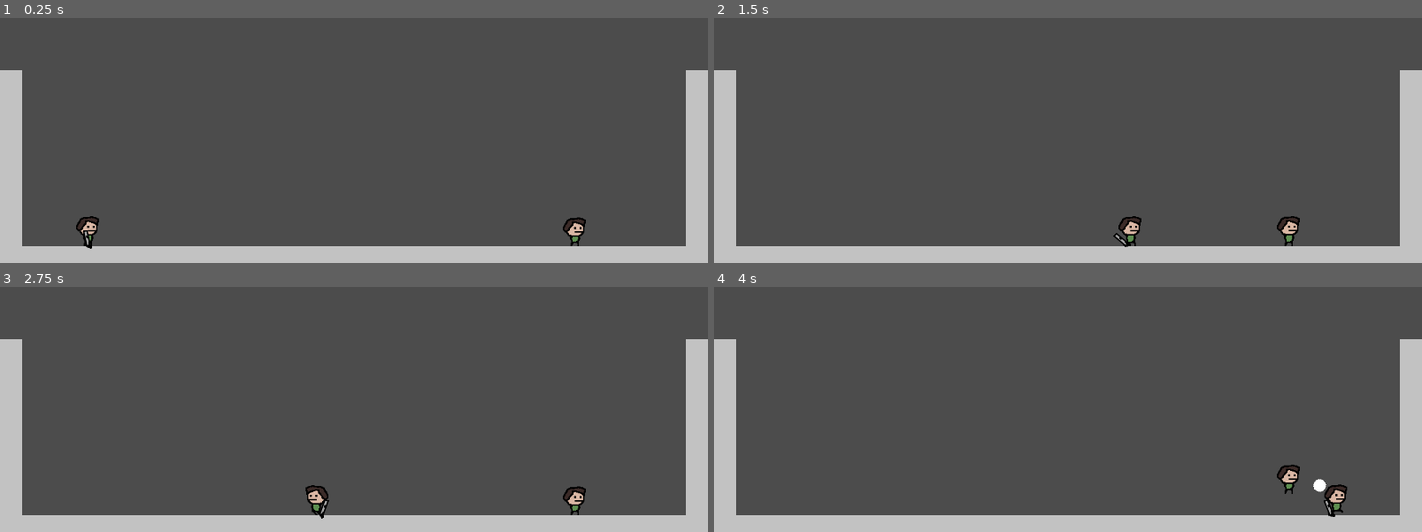
Above: before the commit, frames 1-4 (two rows, left to right).
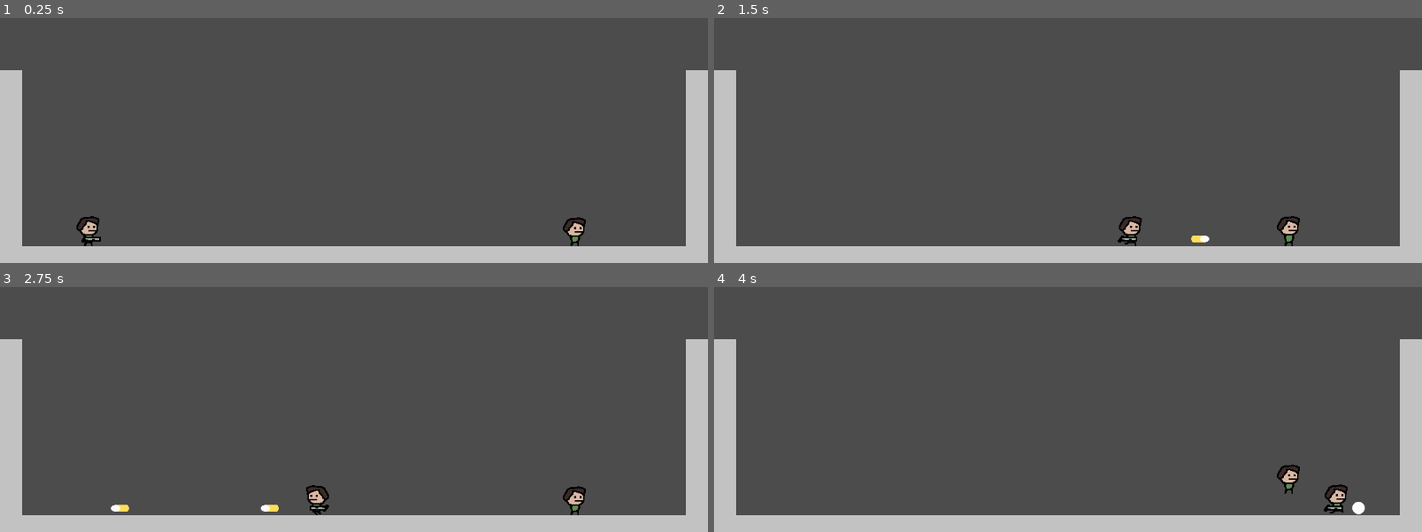
Above: after the commit, the same moments.

Repository: Toefge/InteraktiveSysteme
Game: Godot game, scene res://game.tscn
The game is run twice, just before and just after one commit, with the same random seed, the same clock (stepped at 60 frames per second) and the same inputs.
Inputs (mouse positions are in pixels of both pictures, inside the frame that each line leads up to):
- Up to frame 1 (0.25 s): no input
- Up to frame 2 (1.5 s): move the mouse to (1223, 35) at 0.52 s; press the mouse at (1223, 35) at 0.53 s; hold D (right) from 0.53 s (still down); tap Up (ui_up) at 0.77 s; move the mouse to (926, 76) at 1.27 s; release the mouse at (926, 76) at 1.28 s; click (926, 76) at 1.35 s
- Up to frame 3 (2.75 s): tap Up (ui_up) at 1.52 s; move the mouse to (outside the picture) at 2.02 s; release D (right) at 2.03 s; press the mouse at (outside the picture) at 2.03 s; hold A (left) from 2.03 s (still down)
- Up to frame 4 (4 s): move the mouse to (1032, 407) at 2.77 s; release A (left) at 2.78 s; release the mouse at (1032, 407) at 2.78 s; hold D (right) from 2.78 s (still down); click (1032, 407) at 2.85 s; tap Up (ui_up) at 3.02, 3.77 s; move the mouse to (1280, 387) at 3.52 s; press the mouse at (1280, 387) at 3.53 s

The runs differ from the first frame. In frame 1, 0.1% of the frame differs, in the area x 10-15%, y 80-95%; in frame 2, 0.2%; in frame 3, 0.3%; in frame 4, 0.3%, in the area x 84-92%, y 78-94%.

Commit message:
Shooting fixed + Walljump

Diff:
--- a/Sprite(gun).gd
+++ b/Gun.gd
@@ -9,9 +9,13 @@
 
 func _physics_process(delta):
 	position.x = lerp(position.x, get_parent().position.x, 0.5)
-	position.y = lerp(position.y, get_parent().position.y+10, 0.5)
-	var mouse_pos = get_global_mouse_position()
-	look_at(mouse_pos)
+	position.y = lerp(position.y, get_parent().position.y+5, 0.5)
+	if Input.is_action_just_pressed("left"):
+		look_at(Vector2(position.x * -1 , position.y))
+	if Input.is_action_just_pressed("right"):
+		look_at(Vector2(100000,position.y))
+	#var mouse_pos = get_global_mouse_position()
+	#look_at(mouse_pos)
 
 	if Input.is_action_pressed("fire") and can_fire:
 		var bullet_instance = bullet.instance()
--- a/Player1/objects.gd
+++ b/Player1/player1.gd
@@ -2,17 +2,23 @@
 
 var move = Vector2()
 export var speed: = Vector2(300.0, 1000.0)
-#var jump_speed = -400
 export var gravity: = 3000.0
 export var fall_speed = 1.0
-#var lastdirection = 1
 var _velocity: = Vector2.ZERO
+
+export var wallJumpPush = 2000
+export var wallJumpHeight = 1000
+
 const FLOOR_NORMAL: = Vector2.UP
 
+#Hp
+export (float) var max_health = 100;
+onready var health = max_health setget _set_health
+onready var invulnerability_timer = $InvulnerabilityTimer
+onready var Hitbox = $Hitbox
 
 
-
-func _physics_process(delta:float ) -> void:
+func _physics_process(delta):
 
 	#Check if the player let go of the jump button
 	var is_jump_interrupted: = Input.is_action_just_released("up") and _velocity.y < 0.0
@@ -20,11 +26,13 @@
 	_velocity = calculate_move_velocity(_velocity, direction, speed, is_jump_interrupted)
 	_velocity = move_and_slide(_velocity, FLOOR_NORMAL)
 
+
 	#Changing Sprites for left and right
 	if Input.is_action_just_pressed("left"):
 		$Sprite.flip_h = true
 	elif Input.is_action_just_pressed("right"):
 		$Sprite.flip_h = false
+
 
 #Check which keys the player is pressing to move
 func get_direction() -> Vector2:
@@ -46,9 +54,50 @@
 		if is_jump_interrupted:
 			move.y = fall_speed
 
+		if Input.is_action_just_pressed("up") and not is_on_floor() and nextToWall():
+			if not is_on_floor() and nextToRightWall():
+				move.x = direction.x * speed.x - wallJumpPush
+				move.y = speed.y * direction.y - wallJumpHeight
+				print("Right walljump")
+			if not is_on_floor() and nextToLeftWall():
+				move.x = direction.x * speed.x + wallJumpPush
+				move.y = speed.y * direction.y - wallJumpHeight
+				print("Left walljump")
+
+
 		#Sprites for jumping and running
 		if move.y < 0: $Sprite.play("jump")
 		if move.x !=0: $Sprite.play("run")
 		else: $Sprite.play("idle")
 
 		return move
+
+
+
+func nextToWall():
+	return nextToRightWall() or nextToLeftWall()
+
+func nextToRightWall():
+	return $RightWall.is_colliding()
+
+func nextToLeftWall():
+	return  $LeftWall.is_colliding()
+
+
+func damage(amount):
+	#if invulnerability_timer.is_stopped():
+	#	invulnerability_timer.start()
+	_set_health(health - amount)
+	print("damaged")
+
+func kill():
+	print("dead")
+
+func _set_health(value):
+	var prev_health = health
+	health = clamp(value, 0, max_health)
+	if health != prev_health:
+		emit_signal("health_updated", health)
+		if health == 0:
+			kill()
+			emit_signal("killed")
--- a/Player1/player.tscn
+++ b/Player1/player1.tscn
@@ -1,12 +1,13 @@
-[gd_scene load_steps=16 format=2]
+[gd_scene load_steps=18 format=2]
 
-[ext_resource path="res://Sprite(gun).gd" type="Script" id=1]
-[ext_resource path="res://Player1/objects.gd" type="Script" id=2]
+[ext_resource path="res://Gun.gd" type="Script" id=1]
+[ext_resource path="res://Player1/player1.gd" type="Script" id=2]
 [ext_resource path="res://assets/sPlayer.png" type="Texture" id=3]
 [ext_resource path="res://assets/sPlayer_r_strip4.png" type="Texture" id=4]
 [ext_resource path="res://assets/sPlayer_a_strip2.png" type="Texture" id=5]
 [ext_resource path="res://assets/sPlayer2.png" type="Texture" id=6]
 [ext_resource path="res://assets/sGun.png" type="Texture" id=7]
+[ext_resource path="res://HitBoxScript.gd" type="Script" id=8]
 
 [sub_resource type="RectangleShape2D" id=1]
 extents = Vector2( 8.02926, 15.5354 )
@@ -59,6 +60,9 @@
 "speed": 14.0
 } ]
 
+[sub_resource type="RectangleShape2D" id=9]
+extents = Vector2( 8.00539, 10 )
+
 [node name="player" type="KinematicBody2D"]
 script = ExtResource( 2 )
 
@@ -68,16 +72,32 @@
 [node name="RigidBody2D" type="RigidBody2D" parent="."]
 
 [node name="Sprite" type="AnimatedSprite" parent="."]
-position = Vector2( 7.62939e-06, -8.2301 )
+position = Vector2( 0.629982, -8.2301 )
 frames = SubResource( 8 )
 animation = "idle"
 frame = 1
 
-[node name="Sprite(gun)" type="Sprite" parent="."]
+[node name="Gun" type="Sprite" parent="."]
 position = Vector2( 5.12263, 3.27391 )
 texture = ExtResource( 7 )
 offset = Vector2( 4.253, 0 )
 script = ExtResource( 1 )
 
-[node name="muzzle" type="Position2D" parent="Sprite(gun)"]
+[node name="muzzle" type="Position2D" parent="Gun"]
 position = Vector2( 15.8199, -0.259336 )
+
+[node name="Hitbox" type="Area2D" parent="."]
+script = ExtResource( 8 )
+
+[node name="CollisionShape2D" type="CollisionShape2D" parent="Hitbox"]
+shape = SubResource( 9 )
+
+[node name="LeftWall" type="RayCast2D" parent="."]
+rotation = 1.5708
+enabled = true
+cast_to = Vector2( 0, 15 )
+
+[node name="RightWall" type="RayCast2D" parent="."]
+rotation = -1.5708
+enabled = true
+cast_to = Vector2( 0, 15 )
--- /dev/null
+++ b/TestStuff/StateMachine.gd
@@ -0,0 +1,41 @@
+extends Node
+class_name StateMachine
+
+var state = null setget set_state
+var previous_state = null
+var states = {}
+
+
+onready var parent = get_parent()
+
+func _physics_process(delta):
+	if state != null:
+		_state_logic(delta)
+		var transition = _get_transition(delta)
+		if transition != null:
+			set_state(transition)
+
+
+func _state_logic(delta):
+	pass
+
+func _get_transition(delta):
+	return null
+
+func _enter_state(new_state, old_state):
+	pass
+
+func _exit_state(old_state, new_state):
+	pass
+
+func set_state(new_state):
+	previous_state = state
+	state = new_state
+
+	if previous_state != null:
+		_exit_state(previous_state, new_state)
+	if new_state != null:
+		_enter_state(new_state, previous_state)
+
+func add_state(state_name):
+	states[state_name] = states.size()
--- a/game.tscn
+++ b/game.tscn
@@ -2,7 +2,7 @@
 
 [ext_resource path="res://assets/wall.png" type="Texture" id=1]
 [ext_resource path="res://Player2/player 2.tscn" type="PackedScene" id=2]
-[ext_resource path="res://Player1/player.tscn" type="PackedScene" id=4]
+[ext_resource path="res://Player1/player1.tscn" type="PackedScene" id=4]
 
 [sub_resource type="ConvexPolygonShape2D" id=1]
 points = PoolVector2Array( 0, 0, 32, 0, 32, 32, 0, 32 )
--- a/objects.tscn
+++ b/objects.tscn
@@ -1,10 +1,11 @@
 [gd_scene load_steps=14 format=2]
 
 [ext_resource path="res://assets/sPlayer.png" type="Texture" id=1]
-[ext_resource path="res://Player1/objects.gd" type="Script" id=2]
+[ext_resource path="res://Player1/player1.gd" type="Script" id=2]
 [ext_resource path="res://assets/sPlayer2.png" type="Texture" id=3]
 [ext_resource path="res://assets/sPlayer_a_strip2.png" type="Texture" id=4]
 [ext_resource path="res://assets/sPlayer_r_strip4.png" type="Texture" id=5]
+
 
 [sub_resource type="RectangleShape2D" id=1]
 extents = Vector2( 8.02926, 15.5354 )
--- a/project.godot
+++ b/project.godot
@@ -13,9 +13,15 @@
 "class": "Hitbox",
 "language": "GDScript",
 "path": "res://HitBoxScript.gd"
+}, {
+"base": "Node",
+"class": "StateMachine",
+"language": "GDScript",
+"path": "res://TestStuff/StateMachine.gd"
 } ]
 _global_script_class_icons={
-"Hitbox": ""
+"Hitbox": "",
+"StateMachine": ""
 }
 
 [application]
